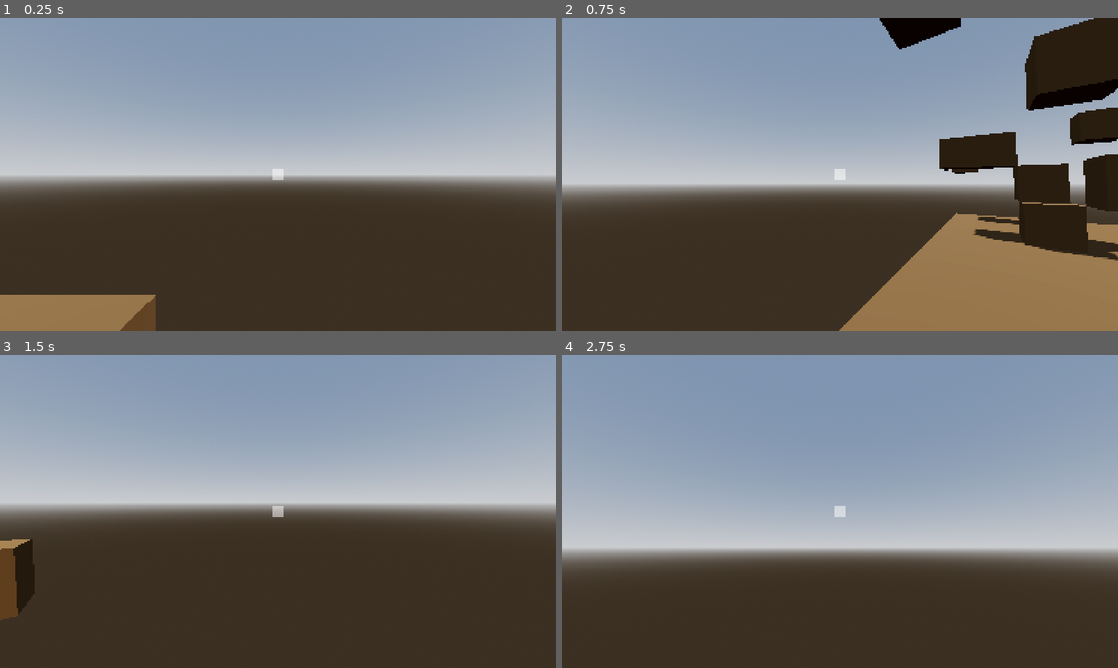
Above: before the commit, frames 1-4 (two rows, left to right).
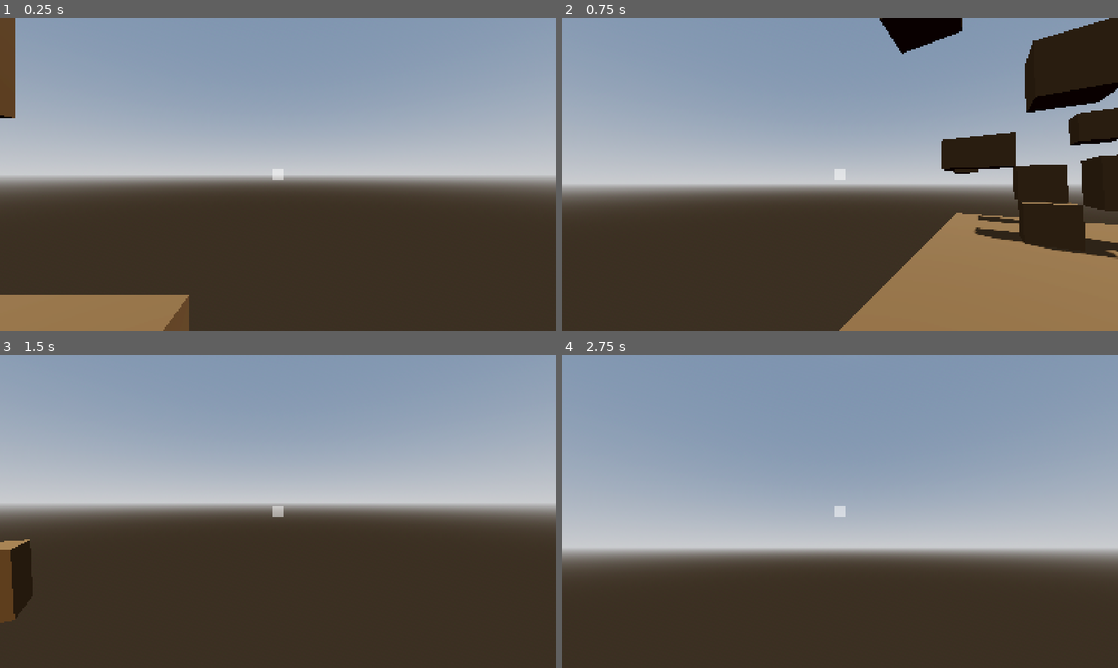
Above: after the commit, the same moments.

Repository: PixelSaver/PlacePixels
Game: Godot game, scene res://scriptsnscenes/main.tscn
The game is run twice, just before and just after one commit, with the same random seed, the same clock (stepped at 60 frames per second) and the same inputs.
Inputs (mouse positions are in pixels of both pictures, inside the frame that each line leads up to):
- Up to frame 1 (0.25 s): no input
- Up to frame 2 (0.75 s): tap Enter at 0.5 s; move the mouse to (867, 174) at 0.52 s; hold W (up) from 0.53 s (still down); click (867, 174) at 0.6 s
- Up to frame 3 (1.5 s): keep holding W (up); tap Space (jump) at 0.77 s; move the mouse to (250, 511) at 1.27 s; click (250, 511) at 1.35 s
- Up to frame 4 (2.75 s): keep holding W (up); tap Space (jump) at 1.52, 2 s; move the mouse to (851, 505) at 2.02 s; click (851, 505) at 2.1 s

The runs differ from the first frame. In frame 1, 1.9% of the frame differs, in the area x 0-34%, y 0-100%; in frame 2, 1.2%; in frame 3, 0.2%; in frame 4, nothing differs.
Error after the commit: Invalid access to property or key 'origin' on a base object of type 'Node3D'. (res://scriptsnscenes/player/player.gd:54)

Commit message:
Setting up stuff about getting and loading chunks

Diff:
--- a/scriptsnscenes/block_ids.gd
+++ b/scriptsnscenes/block_ids.gd
@@ -2,3 +2,6 @@
 # AUTO-GENERATED — DO NOT EDIT MANUALLY
 # Run tools/generate_block_constants.gd to regenerate
 class_name BlockIDs
+
+const AIR = 0
+const DIRT = 1
--- a/scriptsnscenes/blocks/chunk.gd
+++ b/scriptsnscenes/blocks/chunk.gd
@@ -5,7 +5,7 @@
 const CHUNK_HEIGHT = 256
 
 var blocks : Array = []
-var chunk_position : Vector3i = Vector3i.ZERO
+var chunk_position : Vector2i = Vector2i.ZERO
 
 var default_block : Block
 
@@ -44,7 +44,7 @@
 ]
 var vertex_count := 0
 
-func _init(pos: Vector3i = Vector3i.ZERO):
+func _init(pos: Vector2i = Vector2i.ZERO):
 	default_block = BlockRegistry.get_block("air")
 	chunk_position = pos
 	_initialize_blocks()
@@ -140,6 +140,9 @@
 func _get_block_color(block_id:int, face:String):
 	return BlockRegistry.get_block_by_id(block_id).block_colors[0] if BlockRegistry.get_block_by_id(block_id).block_colors[0] else Color.RED
 
+func global_to_chunk_coords(global_vec:Vector3i):
+	return Vector2i(global_vec.x%CHUNK_SIZE, global_vec.z%CHUNK_SIZE)
+
 ## ME WHEN I ACTUALLY TRY TO MAKE THIS GO FARTHER THAN SIEGE
 
 ## Serialize chunk to dictionary for saving
--- a/scriptsnscenes/main.tscn
+++ b/scriptsnscenes/main.tscn
@@ -47,7 +47,7 @@
 
 [node name="Player" parent="." instance=ExtResource("1_o5qli")]
 transform = Transform3D(1, 0, 0, 0, 1, 0, 0, 0, 1, 3.3644495, 2.0000005, 1.8400388)
-mouse_sensitivity = null
+mouse_sensitivity = 0.01
 
 [node name="HoldderFloor" type="StaticBody3D" parent="."]
 visible = false
--- a/scriptsnscenes/player/player.gd
+++ b/scriptsnscenes/player/player.gd
@@ -51,6 +51,7 @@
 		rot_y = clamp(rot_y, -PI/2.+up_down_deadzone, PI/2.-up_down_deadzone)
 		head.rotation.x = rot_y
 	elif Input.is_action_just_pressed("left_click"):
+		raycast_block(Global.world_gen.get_chunk(Vector2i.ZERO), head.origin, head.basis.z)
 		pass
 
 ## Raycast function using Digital Differential Analyzer
--- a/scriptsnscenes/player/player.tscn
+++ b/scriptsnscenes/player/player.tscn
@@ -5,10 +5,11 @@
 [sub_resource type="CapsuleMesh" id="CapsuleMesh_g2els"]
 
 [sub_resource type="BoxShape3D" id="BoxShape3D_rd6mq"]
-size = Vector3(1, 1.99, 1)
+size = Vector3(0.7, 1.99, 0.7)
 
 [node name="Player" type="CharacterBody3D"]
 script = ExtResource("1_3vyb7")
+mouse_sensitivity = null
 
 [node name="Head" type="Node3D" parent="."]
 transform = Transform3D(1, 0, 0, 0, 1, 0, 0, 0, 1, 0, 1.5, 0)
--- a/scriptsnscenes/worldgen/world_gen.gd
+++ b/scriptsnscenes/worldgen/world_gen.gd
@@ -1,19 +1,35 @@
 extends Node
 class_name WorldGen
 
-var chunk: Chunk
+## Dictionary<Vector3i, Chunk>
+var loaded_chunks :Dictionary = {}
 
 func _ready():
 	Global.world_gen = self
 	await BlockRegistry.blocks_loaded
-	chunk = Chunk.new(Vector3i.ZERO)
+	var chunk = Chunk.new(Vector2i.ZERO)
 	add_child(chunk)
+	loaded_chunks.assign({chunk.position: chunk})
 
-	_generate_flat_world()
+	_generate_flat_world(chunk)
 	chunk.build_mesh()
 
+func add_chunk(pos: Vector2i) -> Chunk:
+	if not loaded_chunks.has(pos):
+		var new_chunk = Chunk.new(pos)
+		_generate_flat_world(new_chunk)
+		add_child(new_chunk)
+		loaded_chunks[pos] = new_chunk
+		return new_chunk
+	else: return loaded_chunks.get(pos)
 
-func _generate_flat_world():
+## Return chunk given x, y in chunk space
+func get_chunk(pos: Vector2i):
+	if loaded_chunks.has(pos):
+		return loaded_chunks.get(pos)
+	return add_chunk(pos)
+
+func _generate_flat_world(chunk:Chunk):
 	# Fill bottom 32 blocks with stone (id = 1), rest air (0)
 	for x in range(Chunk.CHUNK_SIZE):
 		for z in range(Chunk.CHUNK_SIZE):
